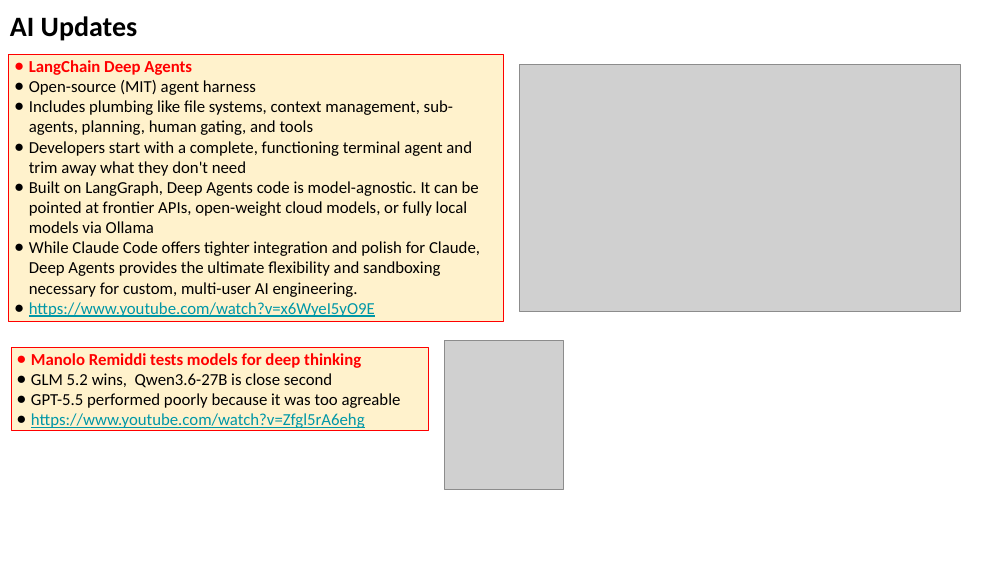
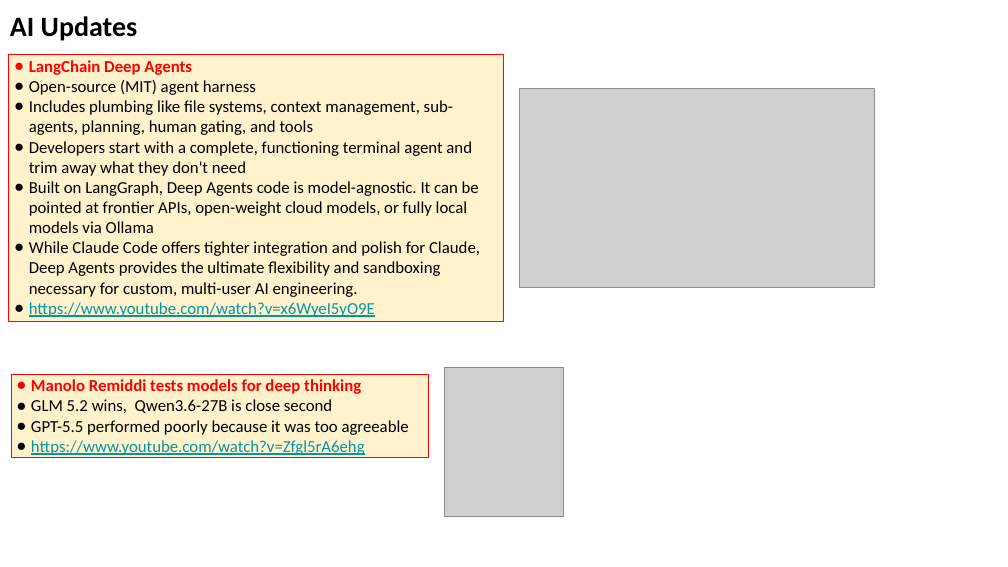
Before and after one commit to lselector/seminar, a slide deck: slide 17 of 2026/2026-07-03-AI-Updates.pptx (slide 16 before the commit). Drawn at 1008x567 pixels with LibreOffice and Linux fonts; fonts in the diff are those of the drawing; grey boxes stand for pictures. Boxes give left, top, right and bottom in pixels: in the first picture for what was removed or moved away, otherwise in the second. Text is boxed around its words. In the diff, an @@ line names an element or a change of style, - is before the commit and + after.

```diff
--- a/2026/2026-07-03-AI-Updates.pptx
+++ b/2026/2026-07-03-AI-Updates.pptx
@@ picture resized from (x1=520, y1=65, x2=961, y2=312) to (x1=520, y1=89, x2=874, y2=288) @@
@@ rectangle "Manolo Remiddi tests models for ..." moved from (x1=11, y1=348, x2=428, y2=431) to (x1=11, y1=374, x2=428, y2=458) @@
@@ picture moved from (x1=445, y1=341, x2=563, y2=490) to (x1=445, y1=368, x2=563, y2=517) @@
@@ text in rectangle at (x1=31, y1=420, x2=409, y2=435): text changed @@
-● GPT-5.5 performed poorly because it was too agreable
+● GPT-5.5 performed poorly because it was too agreeable
```
Also in this commit, not shown: 17 other slides changed, 2 slides added.
